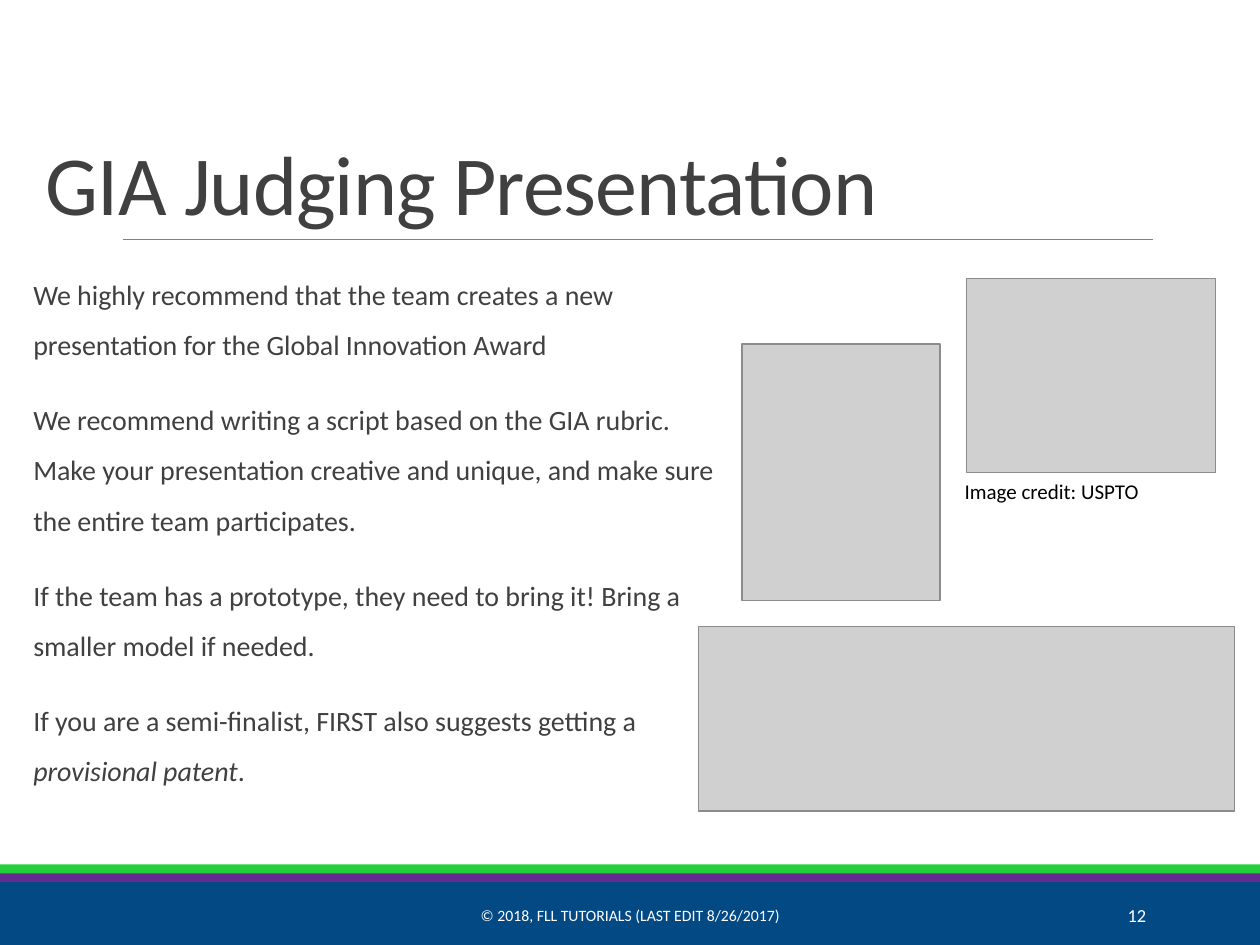
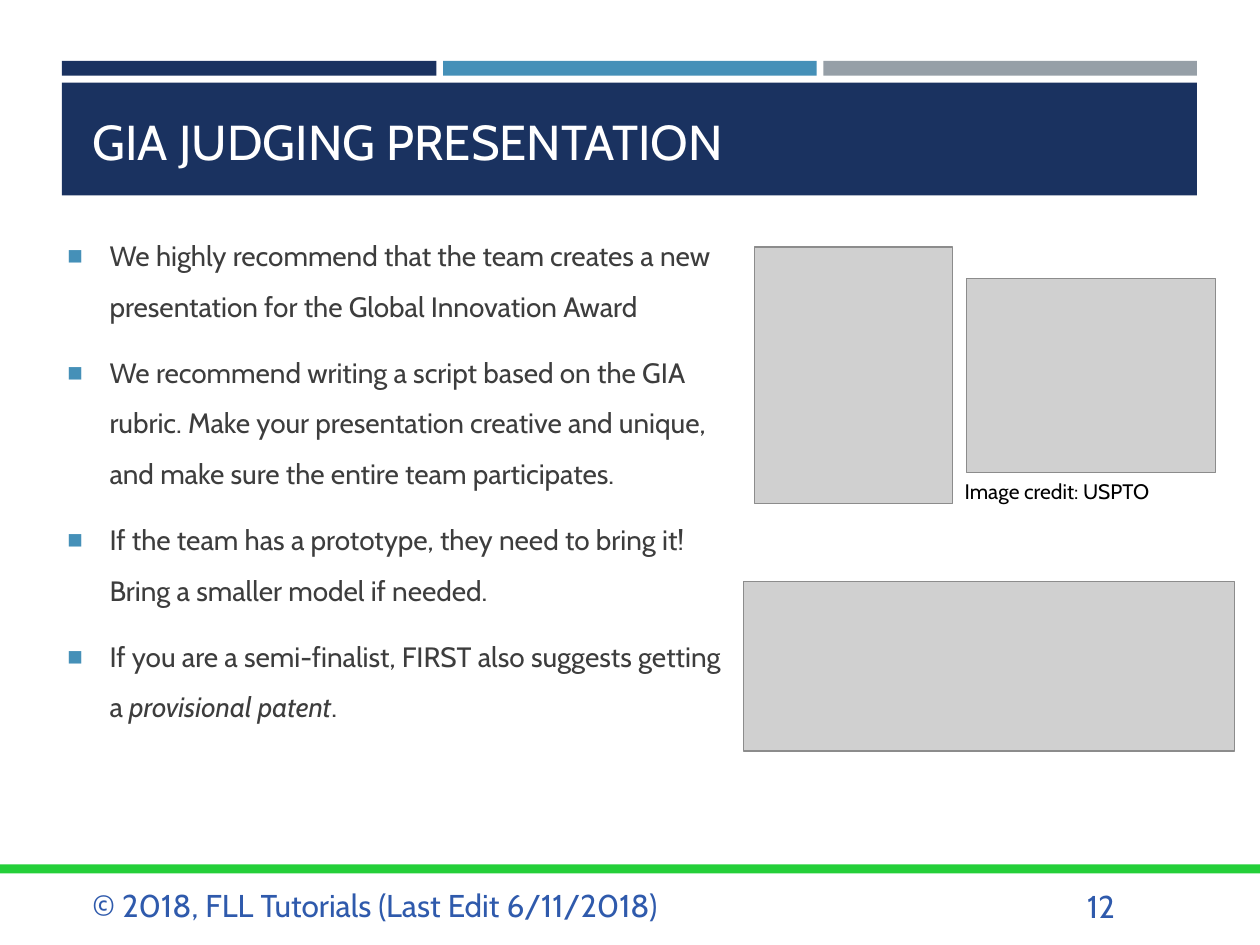
Before and after one commit to ev3lessons/FLL-Tutorials, a slide deck: slide 12 of translations/en-us/Project/GlobalInnovationAward.pptx. Drawn at 1260x945 pixels with LibreOffice and Linux fonts; fonts in the diff are those of the drawing; grey boxes stand for pictures. Boxes give left, top, right and bottom in pixels: in the first picture for what was removed or moved away, otherwise in the second. Text is boxed around its words. In the diff, an @@ line names an element or a change of style, - is before the commit and + after.

```diff
--- a/translations/en-us/Project/GlobalInnovationAward.pptx
+++ b/translations/en-us/Project/GlobalInnovationAward.pptx
@@ rectangle added at [62,60,436,76], fill #1A3260 @@
@@ rectangle added at [62,83,1197,195], fill #1A3260 @@
@@ rectangle added at [444,60,816,76], fill #4590B8 @@
@@ rectangle added at [824,60,1197,76], fill #969FA7 @@
@@ title at [93,125,722,169]: text changed; size 48 to 28 pt; font Calibri to Cabin; text colour #404040 to #FFFFFF @@
-GIA Judging Presentation
+GIA JUDGING PRESENTATION
@@ text "We highly recommend that the ...": place and size @@
-text "We highly recommend that the ..." at [33,285,714,786]
+text "We highly recommend that the ..." at [110,245,721,724]
@@ text "We highly recommend that the ..." at [110,245,721,724]: font Calibri to Cabin, text colour #404040 to #3D3D3D; bullet none to ■; less space between paragraphs @@
@@ line removed from (123, 239) to (1153, 239) @@
@@ picture: place and size @@
-picture at [742,344,940,601]
+picture at [755,247,953,504]
@@ text "Image credit: USPTO" at [965,483,1149,504]: font Calibri to Cabin @@
@@ picture: place and size @@
-picture at [698,626,1235,811]
+picture at [743,582,1235,751]
@@ rectangle removed at [0,882,1260,945] @@
@@ rectangle removed at [0,873,1260,882] @@
@@ text "© 2018, FLL Tutorials (Last ..." at [122,893,658,922]: vertical alignment middle to top @@
@@ text at [122,893,658,922]: text changed; size 9 to 18 pt; font Calibri to Cabin; text colour #FFFFFF to #2F5AAC @@
-© 2018, FLL TUTORIALS (LAST EDIT 8/26/2017)
+© 2018, FLL Tutorials (Last Edit 6/11/2018)
@@ page number: place and size @@
-page number at [1128,910,1147,922]
+page number at [1087,895,1115,918]
@@ page number at [1087,895,1115,918]: size 10.5 to 18 pt, font Calibri to Cabin, text colour #FFFFFF to #2F5AAC; alignment right to left; vertical alignment middle to top @@
```
Also in this commit, not shown: 15 other slides changed, 10 other files.
